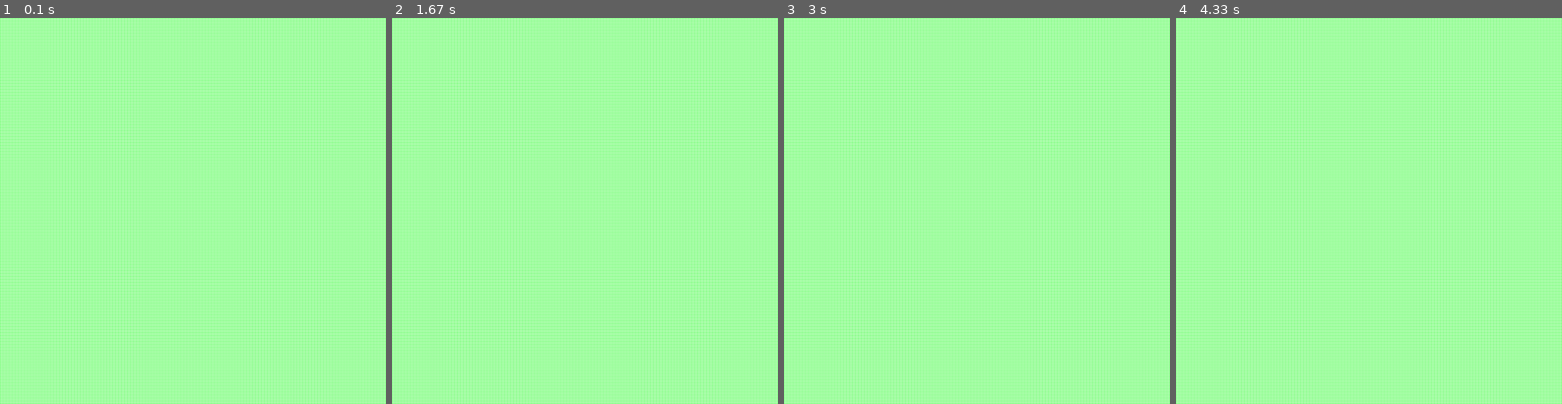
Above: before the commit, frames 1-4 (left to right).
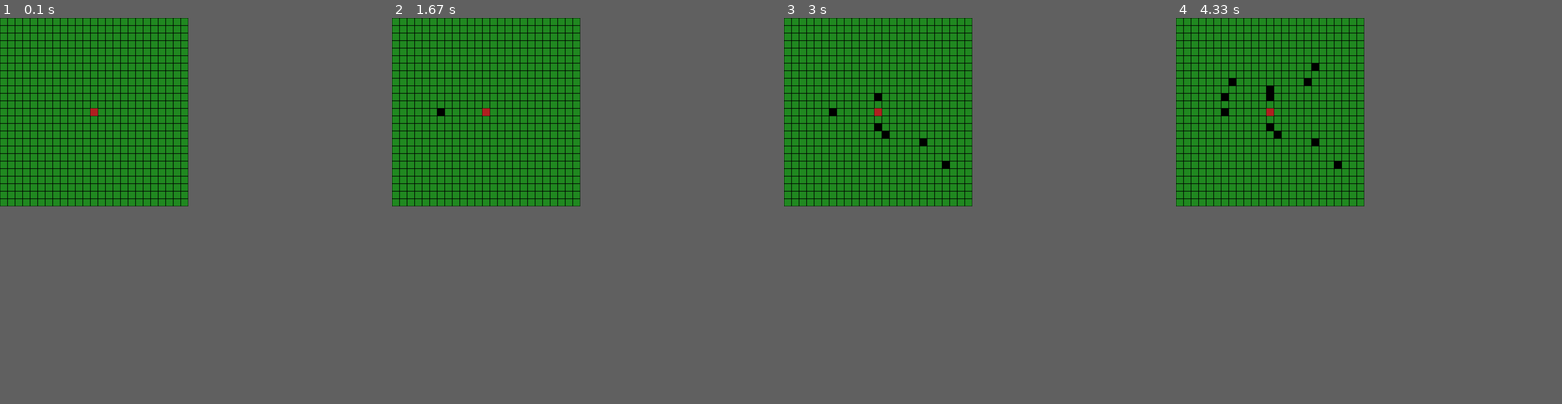
Above: after the commit, the same moments.

Repository: markus-brln/BachelorThesisForestFireControl
Game: pygame game, started from gui/environment.py
Same seed, same stepped clock (60 frames per second), same inputs: the game is played once before the commit and once after it.
Inputs (mouse positions are in pixels of both pictures, inside the frame that each line leads up to):
- Up to frame 1 (0.1 s): no input
- Up to frame 2 (1.67 s): press the mouse at (442, 114) at 0.37 s; move the mouse to (473, 133) at 0.47 s; release the mouse at (503, 153) at 0.6 s; tap Enter at 0.67 s; tap Space at 1.1 s; press the mouse at (442, 114) at 1.57 s
- Up to frame 3 (3 s): move the mouse to (880, 126) at 1.67 s; release the mouse at (926, 141) at 1.8 s; press the mouse at (834, 114) at 2.23 s; move the mouse to (888, 137) at 2.33 s; release the mouse at (942, 160) at 2.47 s; press the mouse at (834, 114) at 2.83 s; move the mouse to (876, 95) at 2.93 s
- Up to frame 4 (4.33 s): release the mouse at (1311, 79) at 3.07 s; press the mouse at (1226, 114) at 3.43 s; move the mouse to (1268, 91) at 3.53 s; move the mouse to (1311, 64) at 3.63 s; release the mouse at (1311, 64) at 3.67 s; press the mouse at (1226, 114) at 4.03 s; move the mouse to (1226, 95) at 4.13 s; release the mouse at (1230, 79) at 4.27 s
The window is 900x900 before the commit and 439x439 after it. Grey fills any space a smaller window leaves; there, only what the larger window draws over its background counts as a difference.

The runs differ from the first frame. In frame 1, 73% of the frame differs, in the area x 0-100%, y 0-100%; in frame 2, 73%; in frame 3, 73%; in frame 4, 73%.

Commit message:
multiple selection allowed

Diff:
--- a/gui/environment.py
+++ b/gui/environment.py
@@ -5,12 +5,6 @@
 
 
 pygame.init()  ## Initialize Pygame
-
-COLOR = { "BLACK": (0, 0, 0),
-          "WHITE": (255, 255, 255),
-          "RED": (255, 0,0 ),
-          "GREEN": (0, 255, 0)
-          }
 
 class Model:
   # Other parameters can be added later
@@ -29,7 +23,7 @@
   def startEpisode(self):
     self.selected_squares = []
     self.time = 0
-    self.firepos = [(self.size / 2, self.size / 2)]
+    self.firepos = [(int(self.size / 2), int(self.size / 2))]
 
 
   def time_step(self):
@@ -37,12 +31,11 @@
     self.expand_fire()
 
 
-  def select_square(self, width, height):
-    if (width, height) in self.selected_squares:
-      self.selected_squares.remove((width, height))
+  def select_square(self, position):
+    if position in self.selected_squares:
+      self.selected_squares.remove(position)
     else:
-      self.selected_squares += [(width, height)]
-
+      self.selected_squares += [position]
 
   ## TODO
   def expand_fire(self):
@@ -71,11 +64,16 @@
 
 
   def update(self):
-    self.window.fill(COLOR["GREEN"])
+    # Draw Background and grid
+    self.window.fill(pygame.Color("ForestGreen"))
     self.draw_grid()
+
+    # State Dependent drawing
     self.draw_selected()
     self.draw_fire()
     self.draw_agents()
+
+    # Update pygame display
     pygame.display.update()
 
 
@@ -84,56 +82,85 @@
     for x in range(self.model.size):
       for y in range(self.model.size):
         rect = pygame.Rect(x*block_size, y*block_size, block_size, block_size)
-        pygame.draw.rect(self.window, COLOR["WHITE"], rect, 1)
+        pygame.draw.rect(self.window, pygame.Color("black"), rect, 1)
+
+
+  def fill_blocks(self, positions, color):
+    block_size = self.grid_block_size
+    for selected in positions:
+      ## I really do not want to do it like this TODO possibly change
+      for x in range(selected[0] * block_size, (selected[0] + 1) * block_size):
+        for y in range(selected[1] * block_size, (selected[1] + 1) * block_size):
+          rect = (x, y, 1, 1)
+          pygame.draw.rect(self.window, color, rect, 1)
 
 
   def draw_agents(self):
-    pass
+    self.fill_blocks(self.model.agents, pygame.Color("Cyan"))
 
 
   def draw_fire(self):
-    pass
+    self.fill_blocks(self.model.firepos, pygame.Color("FireBrick"))
+
+  def draw_selected(self):
+    self.fill_blocks(self.model.selected_squares, pygame.Color("Black"))
 
 
-  def draw_selected(self):
-    block_size = self.grid_block_size
-    for selected in self.model.selected_squares:
-      ## I really do not want to do it like this
-      for x in range(selected[0] * block_size, (selected[0] + 1) * block_size):
-        for y in range(selected[1] * block_size, (selected[1] + 1) * block_size):
-          rect = (x, y, 1, 1)
-          pygame.draw.rect(self.window, COLOR["RED"], rect, 1)
+  # TODO: change after zooming
+  def pixel_belongs_to_block(self, pos):
+    x = int(pos[0] / self.grid_block_size)
+    y = int(pos[1] / self.grid_block_size)
+    return (x, y)
 
 
 class Controller:
   def __init__(self, model: Model, view: View):
     self.model = model
     self.view = view
+    self.mouse_button_pressed = False
+    self.last_clicked = (-1, 0)
 
 
   def update(self, pygame_events):
     for event in pygame_events:
       if event.type == pygame.QUIT:
         self.shut_down(event)
+      elif event.type == pygame.MOUSEMOTION and self.mouse_button_pressed:
+        self.select(event.pos)
+      elif event.type == pygame.KEYDOWN:
+        self.key_press(event)
       elif event.type == pygame.MOUSEBUTTONDOWN:
-        self.click(event)
+        self.mouse_button_pressed = True
+        self.select(event.pos)
+      elif event.type == pygame.MOUSEBUTTONUP:
+        self.mouse_button_pressed = False
 
   def shut_down(self, event):
     self.model.shut_down()
     exit(0)
 
+  def select(self, position):
+    position = self.view.pixel_belongs_to_block(position)
+    if position == self.last_clicked:
+      return
 
-  def click(self, event):
-    (x, y) = event.pos
-    x = int(x / self.view.grid_block_size)
-    y = int(y / self.view.grid_block_size)
-    self.model.select_square(x, y)
+    self.model.select_square(position)
+    self.last_clicked = position
+    self.view.update()
+
+
+  def key_press(self, event):
+    if event.key == pygame.K_SPACE:
+      self.model.time_step()
+    if event.key == pygame.K_RETURN:
+      self.model.startEpisode()
+
     self.view.update()
 
 
 def main():
-  environment = Model(256, [])
-  view = View(environment, 5)
+  environment = Model(25, [])
+  view = View(environment, 25)
   controller = Controller(environment, view)
   while(True):
     controller.update(pygame.event.get())
